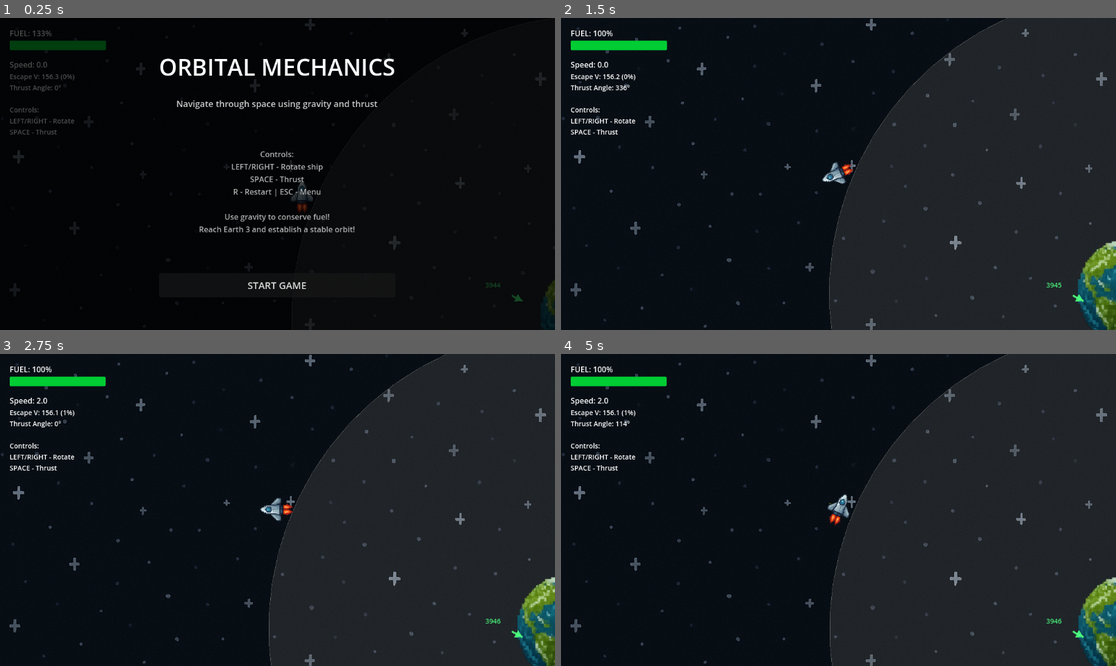
Above: before the commit, frames 1-4 (two rows, left to right).
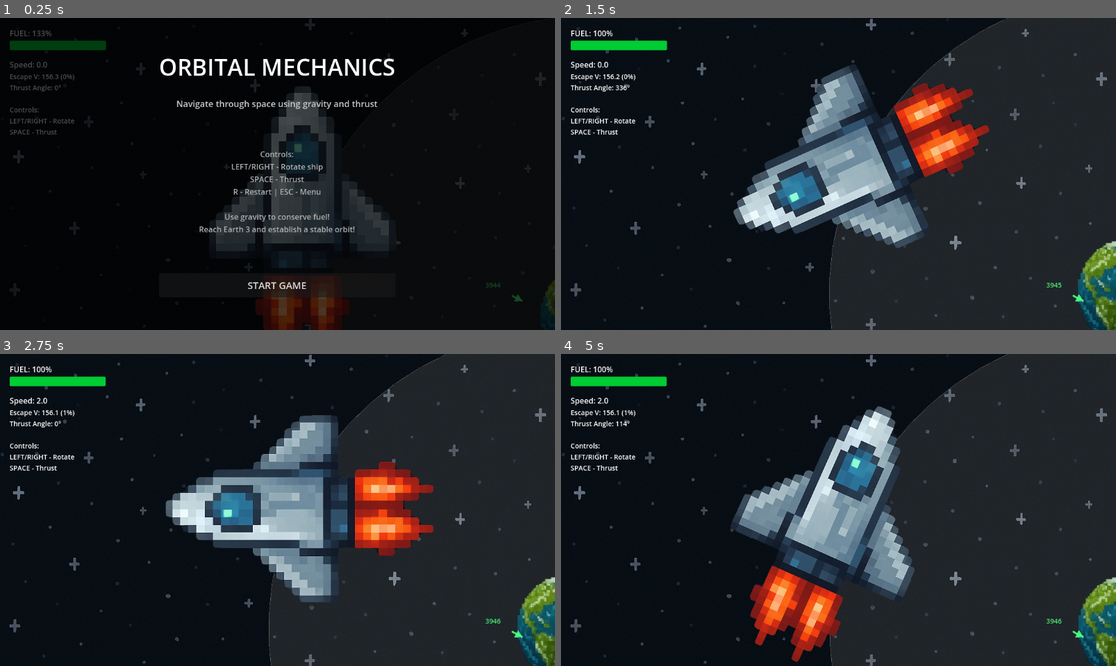
Above: after the commit, the same moments.

Repository: magedeungaro/Orbit
Game: Godot game, scene res://main.tscn
Same seed, same stepped clock (60 frames per second), same inputs: the game is played once before the commit and once after it.
Inputs:
- Up to frame 1 (0.25 s): no input
- Up to frame 2 (1.5 s): click "START GAME" at 0.5 s; tap Enter at 1.25 s; hold Right (ui_right) from 1.28 s (still down); tap R at 1.35 s
- Up to frame 3 (2.75 s): tap Space (ui_select) at 1.52, 2.27 s; release Right (ui_right) at 2.03 s; hold Down (ui_down) from 2.03 s (still down); tap R at 2.1 s
- Up to frame 4 (5 s): release Down (ui_down) at 2.78 s; hold Right (ui_right) 2.78-3.53 s; tap R at 2.85, 3.6, 4.35 s; hold Up (ui_up) 3.53-4.28 s; tap Space (ui_select) at 3.77, 4.25, 4.52 s; hold Left (ui_left) from 4.28 s (still down)

The runs differ from the first frame. In frame 1, 8.6% of the frame differs, in the area x 38-72%, y 22-100%; in frame 2, 13%; in frame 3, 13%; in frame 4, 14%, in the area x 30-64%, y 16-99%.

Commit message:
change sprite type

Diff:
--- a/main.tscn
+++ b/main.tscn
@@ -14,6 +14,17 @@
 
 [sub_resource type="RectangleShape2D" id="RectangleShape2D_kc8bv"]
 size = Vector2(20, 61)
+
+[sub_resource type="SpriteFrames" id="SpriteFrames_efxa6"]
+animations = [{
+"frames": [{
+"duration": 1.0,
+"texture": ExtResource("7_wyn4c")
+}],
+"loop": true,
+"name": &"default",
+"speed": 5.0
+}]
 
 [node name="Main" type="Node2D"]
 
@@ -62,10 +73,8 @@
 position = Vector2(1, -14.5)
 shape = SubResource("RectangleShape2D_kc8bv")
 
-[node name="Sprite2D" type="Sprite2D" parent="OrbitingBody"]
-position = Vector2(1, -9)
-scale = Vector2(0.122298, 0.122298)
-texture = ExtResource("7_wyn4c")
+[node name="AnimatedSprite2D" type="AnimatedSprite2D" parent="OrbitingBody"]
+sprite_frames = SubResource("SpriteFrames_efxa6")
 
 [node name="HUD" type="CanvasLayer" parent="."]
 script = ExtResource("8_hud")
Not shown: 1 places in main.tscn that only renumber resources
